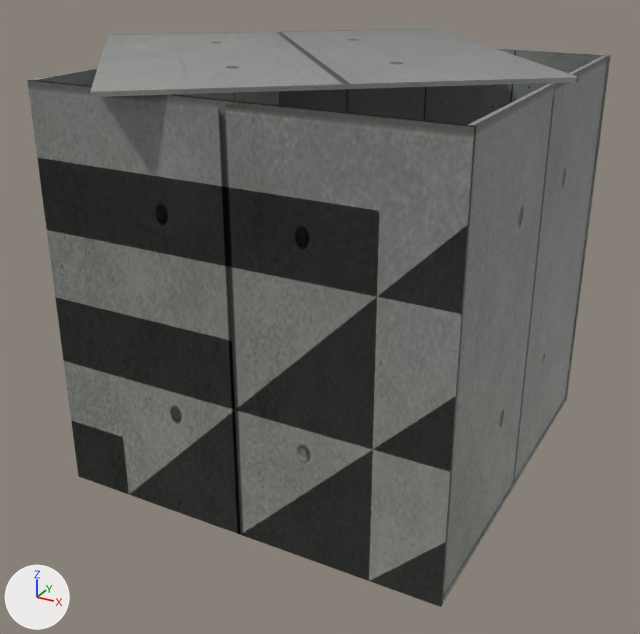
The glTF model common/models/room4/room4.gltf, before and after one commit.
Rendered twice from a 50 mm lens placed at (9.8, -19.08, 12.84), pointed at (-0.95, 0.48, 3.06). The lights are fixed; the arrows at lower left show +X, +Y and +Z. Where no turn or scale is listed for an object, it has been applied to the vertices.

The older version as bpy lines, for what is in view:
```python
me_cube = bpy.data.meshes.new('Cube')
me_cube.from_pydata(...)  # a box spanning x -5.0..5.0, y -5.0..5.0, z -0.05..0.05; a box spanning x -1.67..1.67, y -1.67..1.67, z -0.02..0.02
me_cube.materials.append(mat_material)  # picture img_zid
me_cube_008 = bpy.data.meshes.new('Cube.008')
me_cube_008.from_pydata(...)  # a box spanning x -5.0..5.0, y -0.05..0.05, z -5.0..5.0; a box spanning x -4.71..4.71, y -0.05..0.05, z -4.71..4.71
me_cube_008.materials.append(mat_material)  # picture img_zid
me_cube_018 = bpy.data.meshes.new('Cube.018')
me_cube_018.from_pydata(...)  # a box spanning x -1.0..1.0, y -1.0..1.0, z -1.0..1.0; a box spanning x -0.33..0.33, y -0.33..0.33, z -0.33..0.33
me_cube_018.materials.append(mat_material)  # picture img_zid
ob_cube = bpy.data.objects.new('Cube', me_cube)
ob_cube.location = (0.0, 0.0, -0.1)
ob_cube_004 = bpy.data.objects.new('Cube.004', me_cube_008)
ob_cube_004.location = (0.0, -5.06, 4.86)
ob_cube_091 = bpy.data.objects.new('Cube.091', me_cube_018)
ob_cube_091.location = (-1.68, 1.01, 9.91)
ob_cube_091.rotation_euler = (0.0, -3.142, 0.685)  # degrees (0, -180, 39)
ob_cube_091.scale = (5.0, 5.0, 0.05)
# also in view: 'Cube.003' at (0.0, 5.03, 4.86); 'Cube.006' at (4.9, -0.03, 4.86); 'Cube.005' at (-4.93, -0.03, 4.86)
```
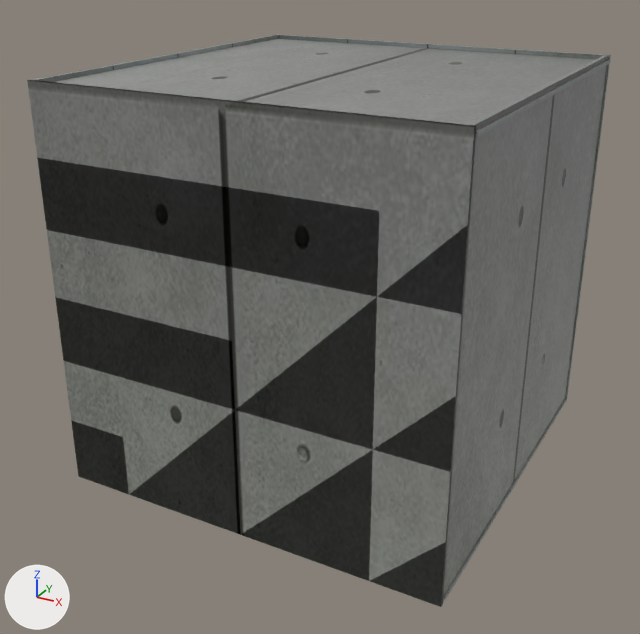
The change, as a diff of the scene's bpy script:
```diff
--- a/common/models/room4/room4.gltf.py
+++ b/common/models/room4/room4.gltf.py
@@ ob_cube_091 @@
 ob_cube_091 = bpy.data.objects.new('Cube.091', me_cube_018)
-ob_cube_091.location = (-1.68, 1.01, 9.91)
-ob_cube_091.rotation_euler = (0.0, -3.142, 0.685)  # degrees (0, -180, 39)
+ob_cube_091.location = (0.0, 0.0, 9.7)
+ob_cube_091.rotation_euler = (0.0, -3.142, 0.0)  # degrees (0, -180, 0)
 ob_cube_091.scale = (5.0, 5.0, 0.05)
```

Boxes (x1, y1, x2, y2) around the edits, measured in the pictures (640 x 634 px):
'Cube.091', moved, turned: before (90, 28, 579, 97); after (55, 39, 610, 138)
'Cube.003', unchanged, covered by the edit: before (279, 48, 611, 398); after (276, 34, 611, 398)
